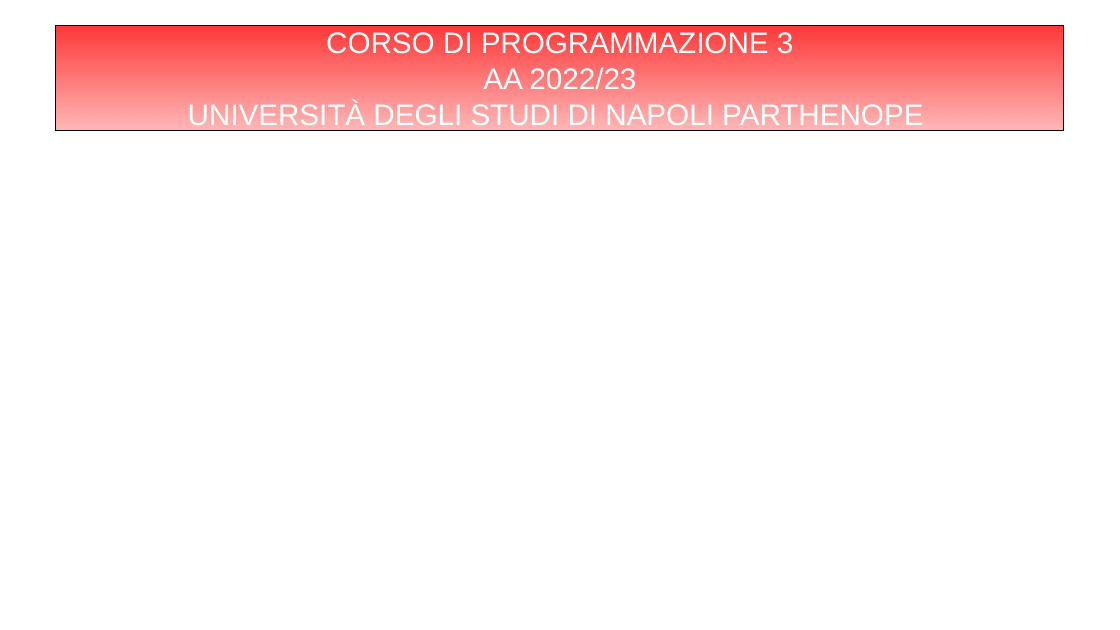
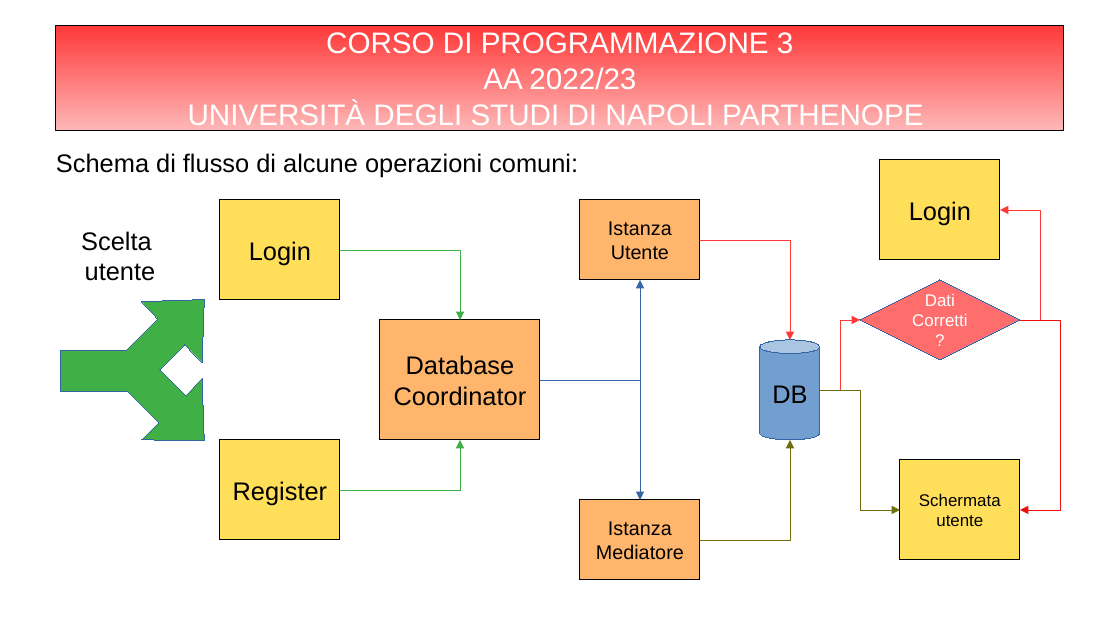
Before and after one commit to Kilne/PersonalManager, a slide deck: slide 2 of Relazioni e slides/Slides/SLIDES.odp. Drawn at 1120x630 pixels with LibreOffice and Linux fonts; fonts in the diff are those of the drawing. Boxes give left, top, right and bottom in pixels: in the first picture for what was removed or moved away, otherwise in the second. Text is boxed around its words. In the diff, an @@ line names an element or a change of style, - is before the commit and + after.

Commit message:
Slides

```diff
--- a/Relazioni e slides/Slides/SLIDES.odp
+++ b/Relazioni e slides/Slides/SLIDES.odp
@@ subtitle added at (56, 153, 578, 178), 18 pt, text #000000 @@
+Schema di flusso di alcune operazioni comuni:
@@ rectangle added at (880, 160, 1000, 259), fill #FFDE59, outline #000000 0 pt, 18 pt, text #000000 @@
+Login
@@ rectangle added at (221, 200, 340, 300), fill #FFDE59, outline #000000 0 pt, 18 pt, text #000000 @@
+Login
@@ rectangle added at (580, 200, 700, 281), fill #FFB66C, outline #000000 0 pt, 14 pt, text #000000 @@
+Istanza
+Utente
@@ text added at (81, 231, 156, 281), 18 pt, text #000000 @@
+Scelta
+utente
@@ elbow arrow added from (1020, 320) to (1000, 210), #FF3838 0 pt @@
@@ elbow arrow added from (340, 250) to (460, 320), #3FAF46 0 pt @@
@@ elbow arrow added from (700, 240) to (791, 340), #FF3838 0 pt @@
@@ elbow arrow added from (540, 380) to (640, 281), #3465A4 0 pt @@
@@ diamond added at (860, 281, 1019, 361), fill #FF6D6D, outline #3465A4 0 pt, 12 pt, text #FFFFFF @@
+Dati Corretti?
@@ freeform shape added at (60, 300, 205, 442), fill #3FAF46, outline #3465A4 0 pt @@
@@ rectangle added at (380, 320, 540, 440), fill #FFB66C, outline #000000 0 pt, 18 pt, text #000000 @@
+Database
+Coordinator
@@ elbow arrow added from (820, 390) to (860, 320), #FF3838 0 pt @@
@@ elbow arrow added from (1020, 320) to (1020, 510), #F10D0C 0 pt @@
@@ cylinder added at (760, 340, 820, 440), fill #729FCF, outline #3465A4 0 pt, 18 pt, text #000000 @@
+DB
@@ elbow arrow added from (540, 380) to (640, 500), #3465A4 0 pt @@
@@ elbow arrow added from (820, 390) to (900, 510), #706E0C 0 pt @@
@@ rectangle added at (221, 440, 340, 540), fill #FFDE59, outline #000000 0 pt, 18 pt, text #000000 @@
+Register
@@ elbow arrow added from (340, 490) to (460, 440), #3FAF46 0 pt @@
@@ elbow arrow added from (700, 541) to (791, 440), #706E0C 0 pt @@
@@ rectangle added at (900, 460, 1020, 560), fill #FFDE59, outline #000000 0 pt, 12 pt, text #000000 @@
+Schermata utente
@@ rectangle added at (580, 500, 700, 580), fill #FFB66C, outline #000000 0 pt, 14 pt, text #000000 @@
+Istanza
+Mediatore
```
Also in this commit, not shown: 1 other file.
